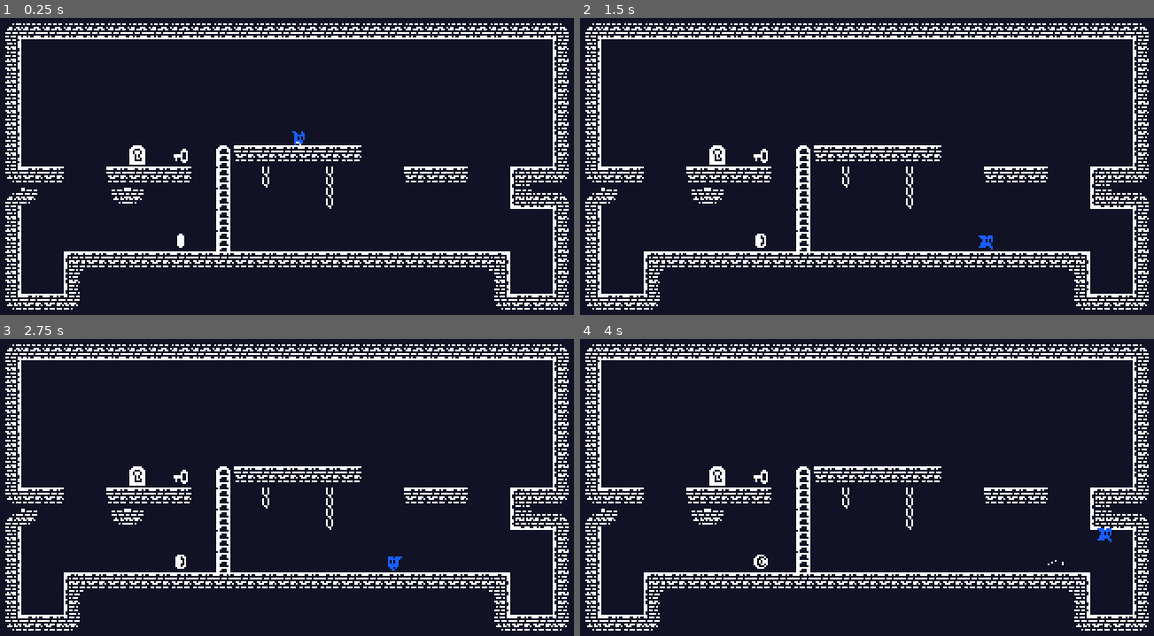
Above: before the commit, frames 1-4 (two rows, left to right).
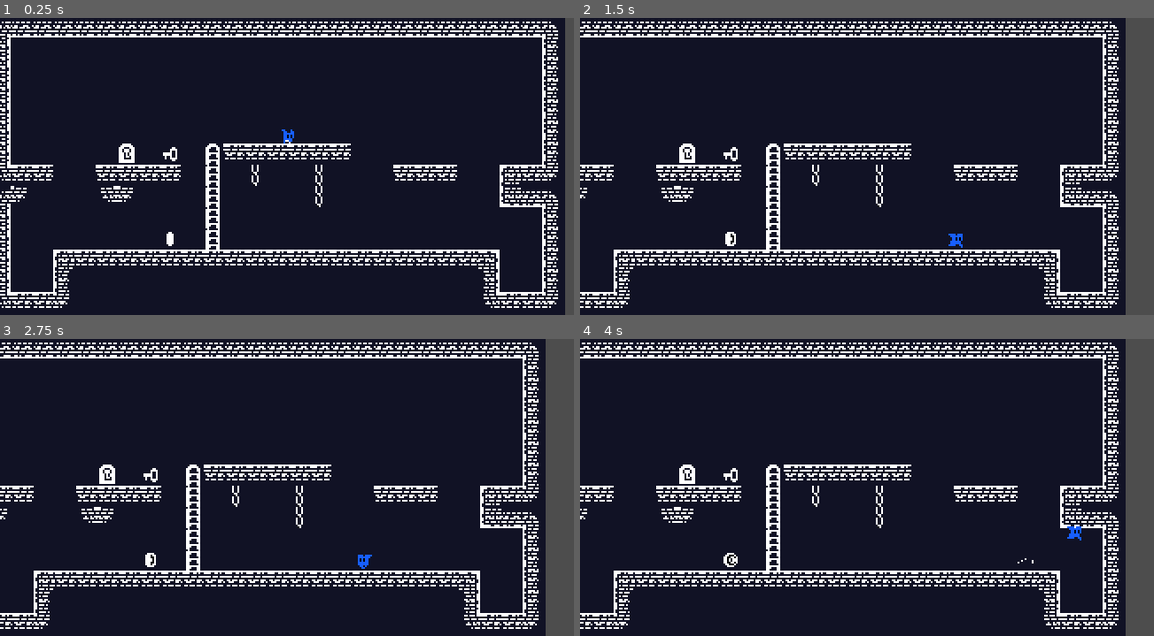
Above: after the commit, the same moments.

Repository: lcarvalhogs/godot-platformer
Game: Godot game, scene res://Game.tscn
Two runs of this game, one before a commit and one after it. Both use one fixed random seed, a clock stepped at 60 frames per second and the inputs below.
Inputs:
- Up to frame 1 (0.25 s): no input
- Up to frame 2 (1.5 s): hold Right (right) from 0.53 s (still down); tap Z (jump) at 0.77 s
- Up to frame 3 (2.75 s): tap Z (jump) at 1.52 s; release Right (right) at 2.03 s; hold Left (left) from 2.03 s (still down)
- Up to frame 4 (4 s): release Left (left) at 2.78 s; hold Right (right) from 2.78 s (still down); tap Z (jump) at 3.02, 3.77 s

The runs differ from the first frame. In frame 1, 17% of the frame differs, in the area x 0-100%, y 0-100%; in frame 2, 20%; in frame 3, 20%; in frame 4, 20%.

Commit message:
Adds script to update the camera position and adds game event to listen for level load and player spawn.

Diff:
--- a/Game.gd
+++ b/Game.gd
@@ -89,3 +89,17 @@
 func on_computer():
 	var level: Level = get_level_node()
 	level.replace_tiles(level.BLOCK_OUTLINE, level.BLOCK)
+
+func on_player_spawn(player: Node2D):
+	if player != null:
+		$Camera2D.set_camera_target(player)
+		pass
+
+func on_level_loaded(camera_bounds_top: Vector2, extents: Vector2):
+	if camera_bounds_top != null and extents != null:
+		var camera_node: Camera2D = $Camera2D
+		camera_node.limit_left = camera_bounds_top.x
+		camera_node.limit_top = camera_bounds_top.y
+
+		camera_node.limit_right = camera_bounds_top.x + extents.x * 2
+		camera_node.limit_bottom = camera_bounds_top.y + extents.y * 2
--- a/Game.tscn
+++ b/Game.tscn
@@ -1,6 +1,7 @@
-[gd_scene load_steps=2 format=3 uid="uid://cegsh1dlvd2wg"]
+[gd_scene load_steps=3 format=3 uid="uid://cegsh1dlvd2wg"]
 
 [ext_resource type="Script" path="res://Game.gd" id="1_8eg17"]
+[ext_resource type="Script" path="res://PlayerCamera2D.gd" id="2_3stj4"]
 
 [node name="Game" type="Node2D"]
 process_mode = 3
@@ -14,7 +15,8 @@
 color = Color(0.0666667, 0.0705882, 0.145098, 1)
 
 [node name="Camera2D" type="Camera2D" parent="."]
-offset = Vector2(162, 84)
+position = Vector2(162, 84)
+script = ExtResource("2_3stj4")
 
 [node name="Node2D" type="Node2D" parent="."]
 z_index = 10
--- a/Levels/BaseLevel.tscn
+++ b/Levels/BaseLevel.tscn
@@ -175,7 +175,10 @@
 physics_layer_0/collision_layer = 1
 sources/0 = SubResource("TileSetAtlasSource_krxcc")
 
-[node name="Level" type="Node2D"]
+[sub_resource type="RectangleShape2D" id="RectangleShape2D_mrm4v"]
+size = Vector2(361, 167)
+
+[node name="Level2" type="Node2D"]
 process_mode = 1
 script = ExtResource("1_wff40")
 key = ExtResource("2_8apd2")
@@ -195,3 +198,10 @@
 [node name="Items" type="Node2D" parent="."]
 
 [node name="Triggerables" type="Node2D" parent="."]
+
+[node name="Area2D" type="Area2D" parent="."]
+position = Vector2(-21, 0)
+
+[node name="CollisionShape2D" type="CollisionShape2D" parent="Area2D"]
+position = Vector2(182, 84)
+shape = SubResource("RectangleShape2D_mrm4v")
--- a/Levels/Level.gd
+++ b/Levels/Level.gd
@@ -28,6 +28,7 @@
 	pass # Replace with function body.
 
 func setup_tiles():
+	var player_instance
 	var cells = $Tiles.get_used_cells(0)
 	for cell in cells:
 		var index = $Tiles.get_cell_atlas_coords(0, Vector2i(cell.x, cell.y))
@@ -45,15 +46,20 @@
 			COIN:
 				create_instance_from_tilemap(cell, coin, $Items)
 			PLAYER:
-				create_instance_from_tilemap(cell, player, self, Vector2(6, 10))
+				player_instance = create_instance_from_tilemap(cell, player, self, Vector2(6, 10))
 			COMPUTER:
 				create_instance_from_tilemap(cell, computer, $Triggerables)
+
+	get_tree().call_group("game", "on_level_loaded", $Area2D.position, $Area2D/CollisionShape2D.shape.extents)
+	if player_instance != null:
+		get_tree().call_group("game", "on_player_spawn", player_instance)
 
 func create_instance_from_tilemap(coord: Vector2, prefab: PackedScene, parent: Node2D, offset: Vector2 = Vector2.ZERO):
 	$Tiles.set_cell(0, coord, -1)
 	var pf = prefab.instantiate()
 	pf.position = $Tiles.map_to_local(coord) + offset
 	parent.add_child((pf))
+	return pf
 
 func replace_tiles(old_tile: Vector2i, new_tile: Vector2i):
 	var cells = $Tiles.get_used_cells_by_id(0, 0, old_tile)
--- a/Levels/Level1.tscn
+++ b/Levels/Level1.tscn
@@ -6,3 +6,6 @@
 
 [node name="Tiles" parent="." index="0"]
 layer_0/tile_data = PackedInt32Array(0, 0, 3, 851968, 0, 4, 851994, 65536, 4, 26, 65536, 3, 1, 65536, 2, 2, 65536, 2, 3 …(1824 unchanged characters)…
+
+[node name="Area2D" parent="." index="3"]
+position = Vector2(-20, 1)
--- a/Levels/Level2.tscn
+++ b/Levels/Level2.tscn
@@ -1,8 +1,18 @@
-[gd_scene load_steps=2 format=3 uid="uid://cok23vjqltmvq"]
+[gd_scene load_steps=3 format=3 uid="uid://cok23vjqltmvq"]
 
 [ext_resource type="PackedScene" uid="uid://cc4up7bxgemcm" path="res://Levels/BaseLevel.tscn" id="1_igvsr"]
+
+[sub_resource type="RectangleShape2D" id="RectangleShape2D_inxnn"]
+size = Vector2(323, 166)
 
 [node name="Level" instance=ExtResource("1_igvsr")]
 
 [node name="Tiles" parent="." index="0"]
 layer_0/tile_data = PackedInt32Array(851968, 0, 4, 851994, 65536, 4, 26, 65536, 3, 1, 65536, 2, 2, 0, 3, 3, 65536, 2, 4 …(2738 unchanged characters)…
+
+[node name="Area2D" parent="." index="3"]
+position = Vector2(0, 0)
+
+[node name="CollisionShape2D" parent="Area2D" index="0"]
+position = Vector2(162.5, 83)
+shape = SubResource("RectangleShape2D_inxnn")
--- /dev/null
+++ b/PlayerCamera2D.gd
@@ -0,0 +1,20 @@
+extends Camera2D
+
+@export var transition_time: float = 1.0
+
+var _camera_target: Node2D
+
+func _ready():
+	pass
+
+func _physics_process(delta):
+	if _camera_target == null:
+		return
+
+	position = _get_target_pos()
+
+func _get_target_pos() -> Vector2:
+	return _camera_target.position
+
+func set_camera_target(target: Node2D):
+	_camera_target = target
Not shown: 1 places in Levels/BaseLevel.tscn that only renumber resources
